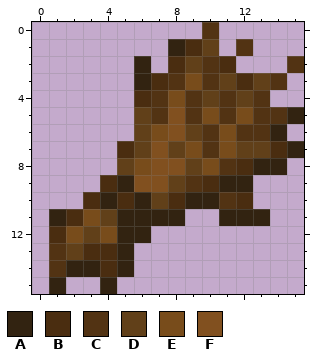
Pixel-art file -- aseprite_textures/oat.aseprite. This is how it looked before the edit.
16x16 pixels, 1 frame.
Visible layers, top first: "Layer 2" opacity 70% multiply, "Layer 1".
Palette (. is transparent): A #322311  B #4a2d10  C #523313  D #614019  E #784c1b  F #81501f
Pixels before, first column x 1:
 0 .........C.....
 1 .......ABD.C...
 2 .....A.BDCB...C
 3 .....ABCECDBDC.
 4 .....BCECDCDC..
 5 .....DCFCECECCA
 6 .....DEFDCECCA.
 7 ....BDFDECEDDBA
 8 ....DEFFDECBAA.
 9 ...BAFFDCBAA...
10 ..BABADBAACB...
11 ABEDAAAA..AAA..
12 BEDEAA.........
13 CDBBA..........
14 CAABA..........
15 A..A...........
After:
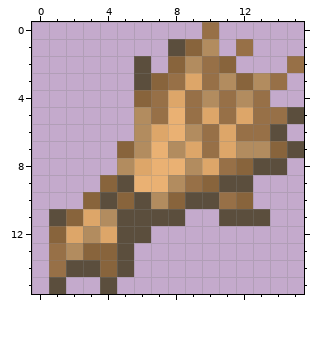
Change:
layer "Layer 2" blend multiply -> hue
colour A: #322311 -> #5b4e3d
colour B: #4a2d10 -> #88643c
colour C: #523313 -> #977047
colour D: #614019 -> #b28c5f
colour E: #784c1b -> #dda669
colour F: #81501f -> #eab173
